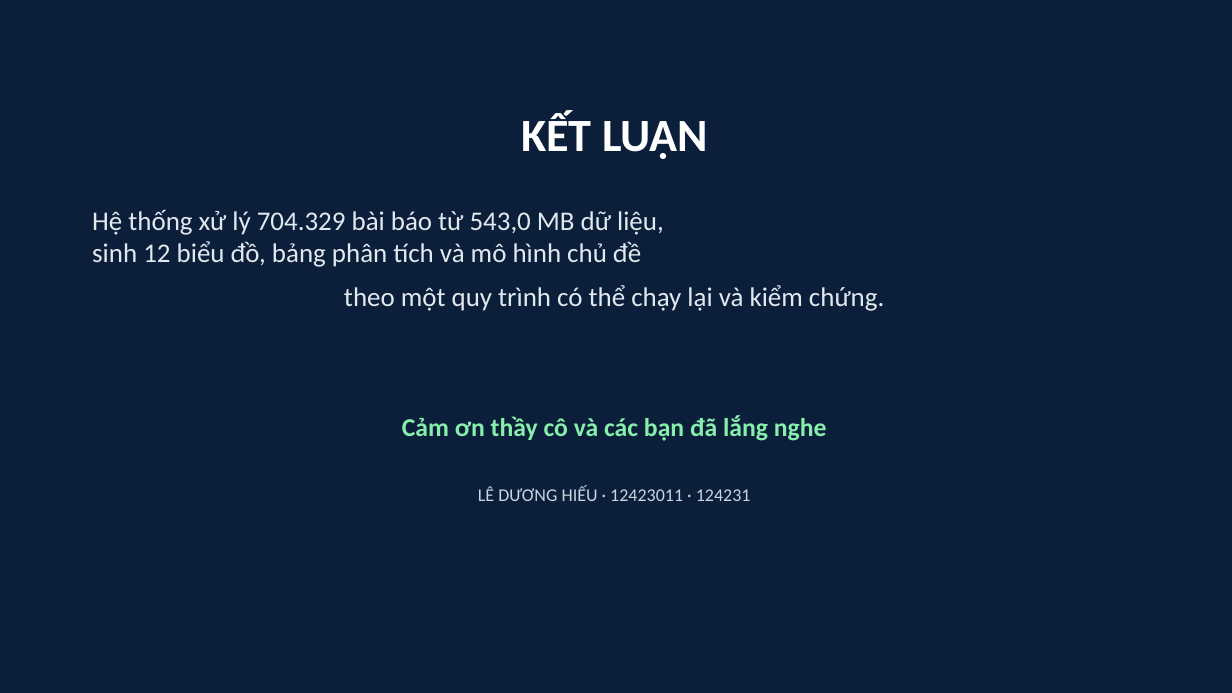
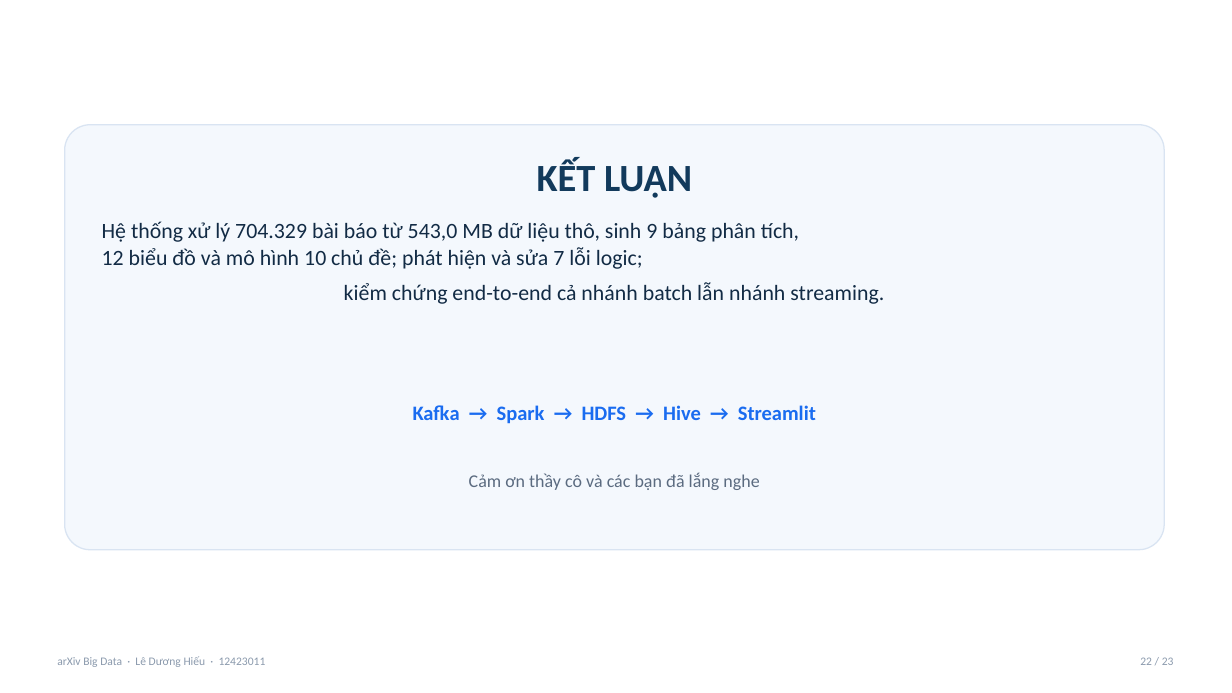
Before and after one commit to LDH-LeHieu18012005/arXiv-Big-Data-Platform, a slide deck: slide 22 of Slide Thuyết trình Xử lý Dữ liệu lớn - Lê Dương Hiếu.pptx (slide 17 before the commit). Drawn at 1232x693 pixels with LibreOffice and Linux fonts; fonts in the diff are those of the drawing. Boxes give left, top, right and bottom in pixels: in the first picture for what was removed or moved away, otherwise in the second. Text is boxed around its words. In the diff, an @@ line names an element or a change of style, - is before the commit and + after.

```diff
--- a/Slide Thuyết trình Xử lý Dữ liệu lớn - Lê Dương Hiếu.pptx
+++ b/Slide Thuyết trình Xử lý Dữ liệu lớn - Lê Dương Hiếu.pptx
@@ rectangle removed at box(0, 0, 1232, 693) @@
@@ rounded rectangle added at box(65, 125, 1165, 550), fill #F4F8FD, outline #D9E4F2 1 pt @@
@@ text "KẾT LUẬN": place and size @@
-text "KẾT LUẬN" at box(521, 112, 708, 159)
+text "KẾT LUẬN" at box(537, 159, 692, 198)
@@ text "KẾT LUẬN" at box(537, 159, 692, 198): size 36 to 30 pt, text colour #FFFFFF to #123A5C; line spacing 1.15 to 1.12 @@
@@ text at box(102, 221, 884, 304): text changed; size 21 to 17 pt; text colour #E2E8F0 to #122B45 @@
-Hệ thống xử lý 704.329 bài báo từ 543,0 MB dữ liệu,
-sinh 12 biểu đồ, bảng phân tích và mô hình chủ đề
-theo một quy trình có thể chạy lại và kiểm chứng.
+Hệ thống xử lý 704.329 bài báo từ 543,0 MB dữ liệu thô, sinh 9 bảng phân tích,
+12 biểu đồ và mô hình 10 chủ đề; phát hiện và sửa 7 lỗi logic;
+kiểm chứng end-to-end cả nhánh batch lẫn nhánh streaming.
@@ text added at box(413, 405, 816, 424), 16 pt, text #1A6CF0, bold @@
+Kafka → Spark → HDFS → Hive → Streamlit
@@ text "Cảm ơn thầy cô và ...": place and size @@
-text "Cảm ơn thầy cô và ..." at box(402, 415, 827, 441)
+text "Cảm ơn thầy cô và ..." at box(469, 472, 759, 490)
@@ text "Cảm ơn thầy cô và ..." at box(469, 472, 759, 490): size 20 to 14 pt, text colour #86EFAC to #5B6B80, bold off; line spacing 1.15 to 1.12 @@
@@ text at box(57, 656, 266, 667): text changed; size 14 to 9 pt; text colour #CBD5E1 to #8B9AAD @@
-LÊ DƯƠNG HIẾU · 12423011 · 124231
+arXiv Big Data · Lê Dương Hiếu · 12423011
@@ text added at box(1140, 657, 1174, 665), 9 pt, text #8B9AAD @@
+22 / 23
```
Also in this commit, not shown: 6 other slides changed, 16 slides added, 10 slides removed, 42 other files.
